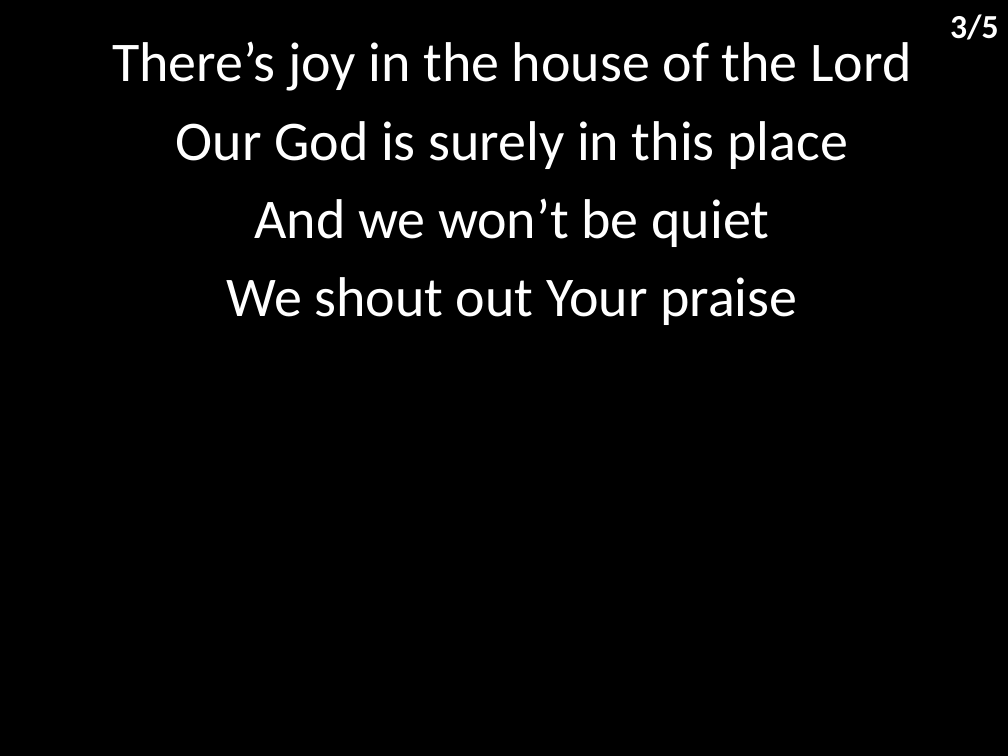
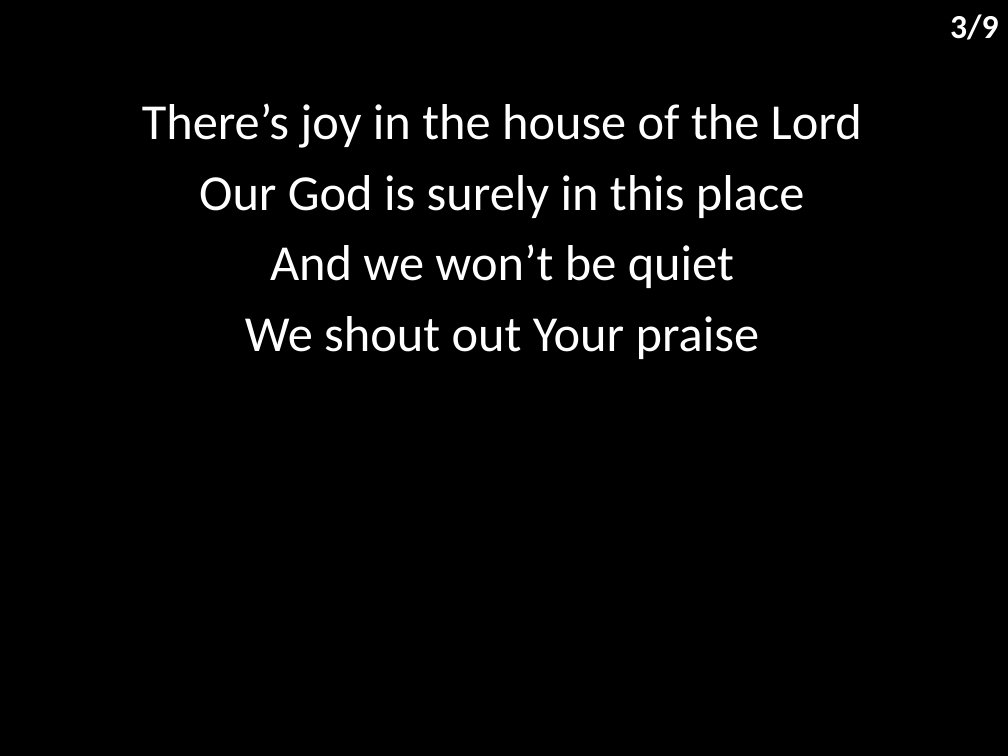
Before and after one commit to hoo-are-ya/worship, a slide deck: slide 4 of docs/songs/house of the lord.pptx. Drawn at 1008x756 pixels with LibreOffice and Linux fonts; fonts in the diff are those of the drawing. Boxes give left, top, right and bottom in pixels: in the first picture for what was removed or moved away, otherwise in the second. Text is boxed around its words. In the diff, an @@ line names an element or a change of style, - is before the commit and + after.

```diff
--- a/docs/songs/house of the lord.pptx
+++ b/docs/songs/house of the lord.pptx
@@ text at [950,14,998,40]: text changed @@
-3/5
+3/9
@@ subtitle "There’s joy in the house ...": place and size @@
-subtitle "There’s joy in the house ..." at [112,41,911,325]
+subtitle "There’s joy in the house ..." at [142,103,862,359]
@@ subtitle "There’s joy in the house ..." at [142,103,862,359]: size 40 to 36 pt @@
```
Also in this commit, not shown: 4 other slides changed, 4 slides added, 3 other files.
